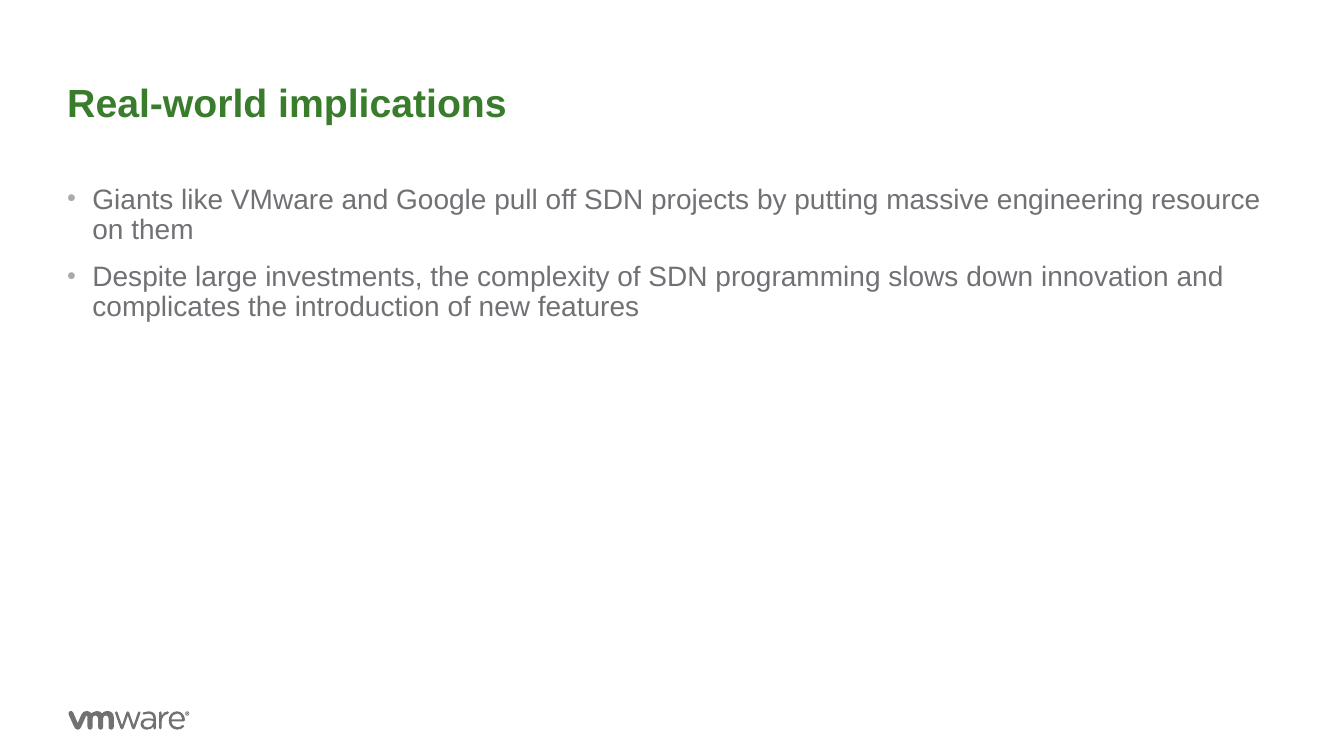
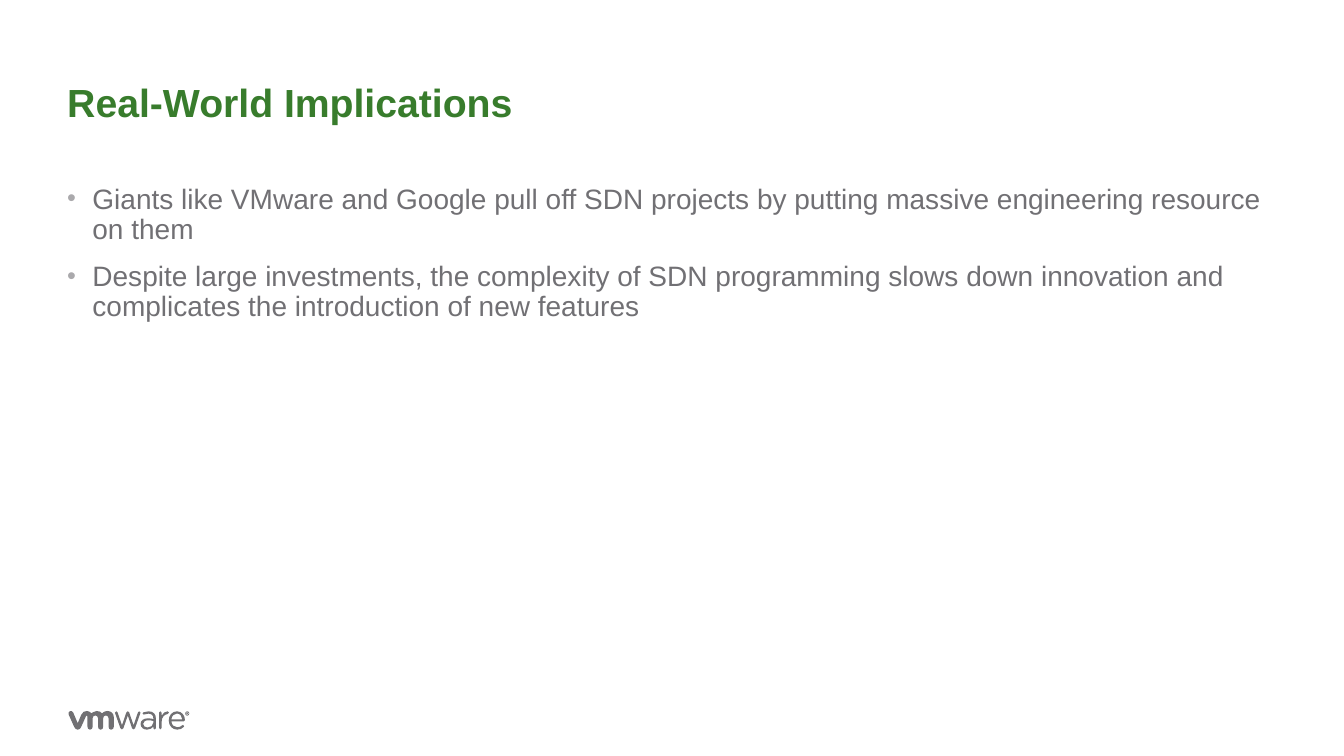
Before and after one commit to ryzhyk/cocoon, a slide deck: slide 6 of doc/wnv17/cocoon.odp (slide 5 before the commit). Drawn at 1344x756 pixels with LibreOffice and Linux fonts; fonts in the diff are those of the drawing; background and template pictures are left out. Boxes give left, top, right and bottom in pixels: in the first picture for what was removed or moved away, otherwise in the second. Text is boxed around its words. In the diff, an @@ line names an element or a change of style, - is before the commit and + after.

```diff
--- a/doc/wnv17/cocoon.odp
+++ b/doc/wnv17/cocoon.odp
@@ title at box(67, 88, 512, 125): text changed @@
-Real-world implications
+Real-World Implications
```
Also in this commit, not shown: 11 other slides changed, 5 slides added, 1 slide removed.
